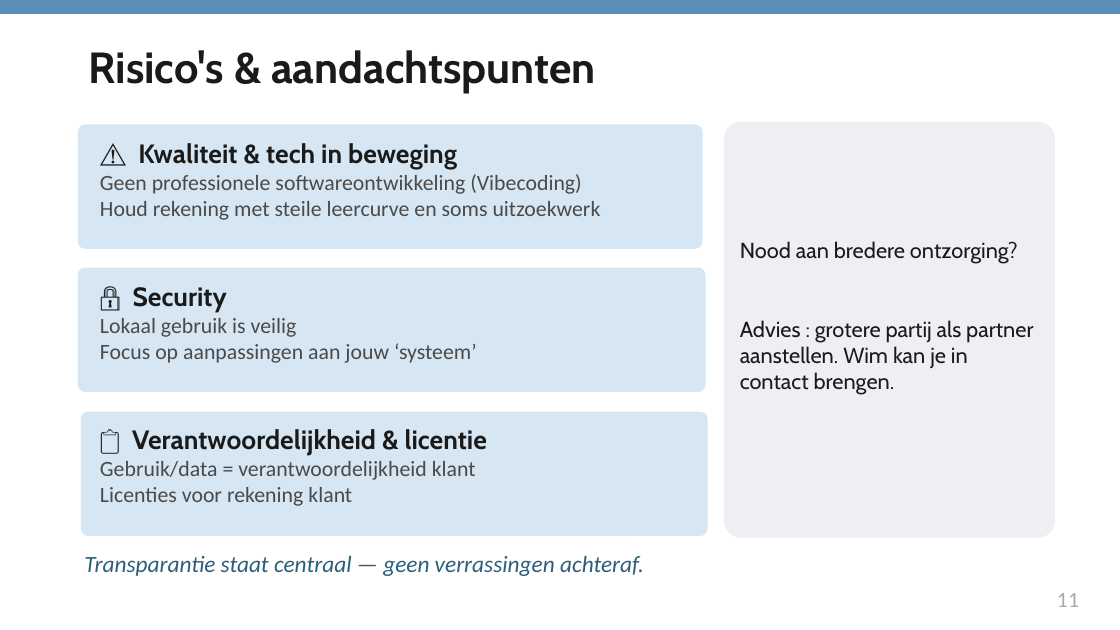
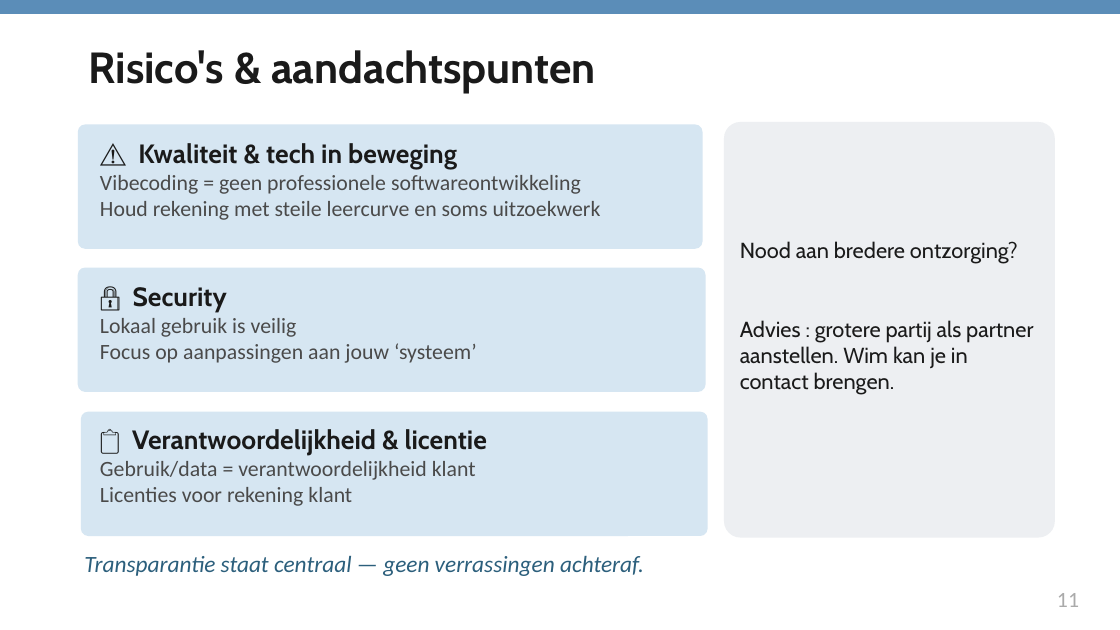
Before and after one commit to wimpierson/wim-claude-context, a slide deck: slide 14 of WWWim_Propositie.pptx (slide 17 before the commit). Drawn at 1120x630 pixels with LibreOffice and Linux fonts; fonts in the diff are those of the drawing. Boxes give left, top, right and bottom in pixels: in the first picture for what was removed or moved away, otherwise in the second. Text is boxed around its words. In the diff, an @@ line names an element or a change of style, - is before the commit and + after.

```diff
--- a/WWWim_Propositie.pptx
+++ b/WWWim_Propositie.pptx
@@ text at bbox=[100, 175, 581, 194]: text changed @@
-Geen professionele softwareontwikkeling (Vibecoding)
+Vibecoding = geen professionele softwareontwikkeling
```
Also in this commit, not shown: 12 other slides changed, 1 slide added.
